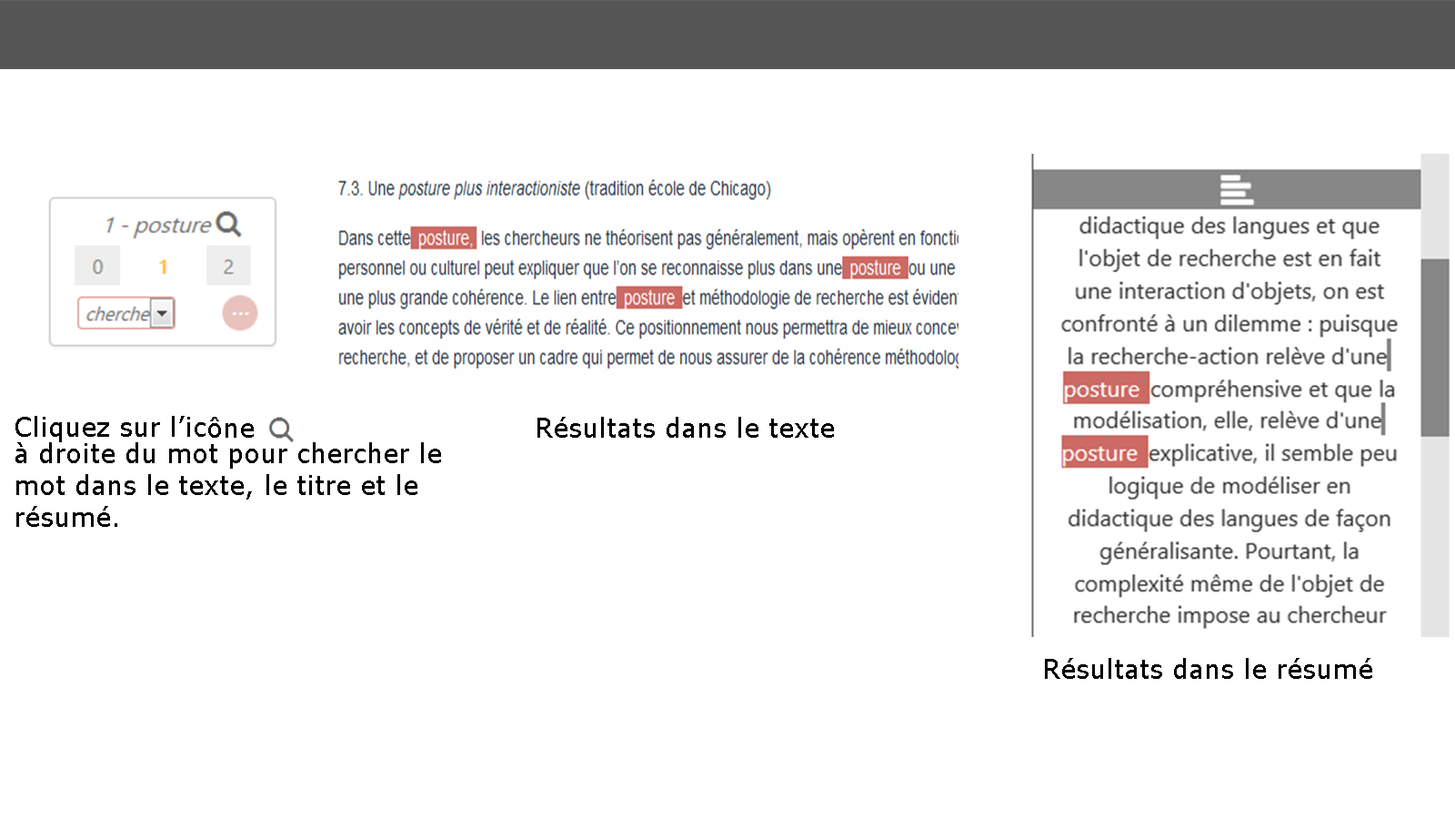
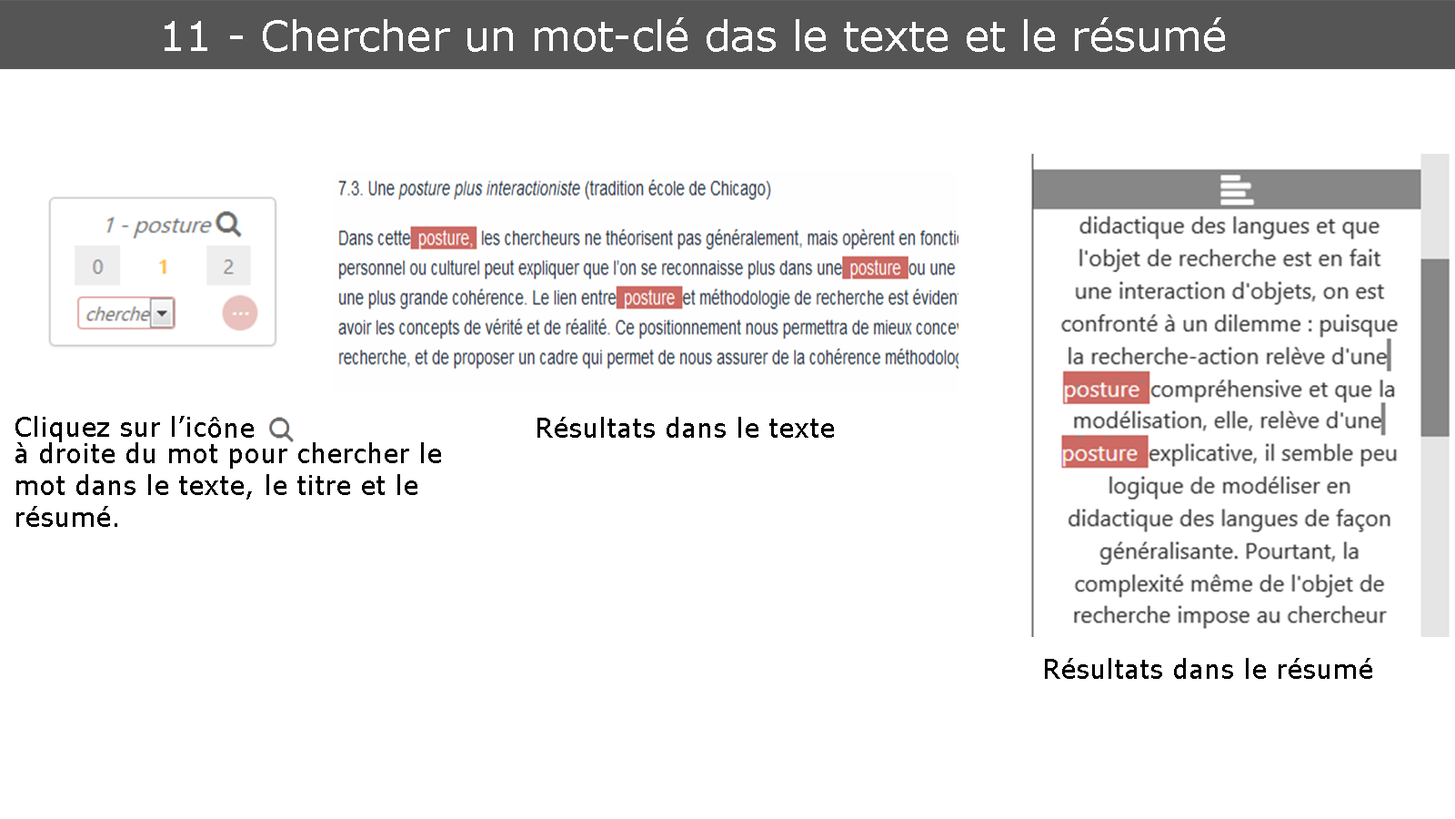
Layered file, before and after one edit (1455×819). Changes by layer:
added layer "11 - Chercher un mot-clé das le texte et le résumé" above "Calque 4" over [164, 17, 1226, 52]
